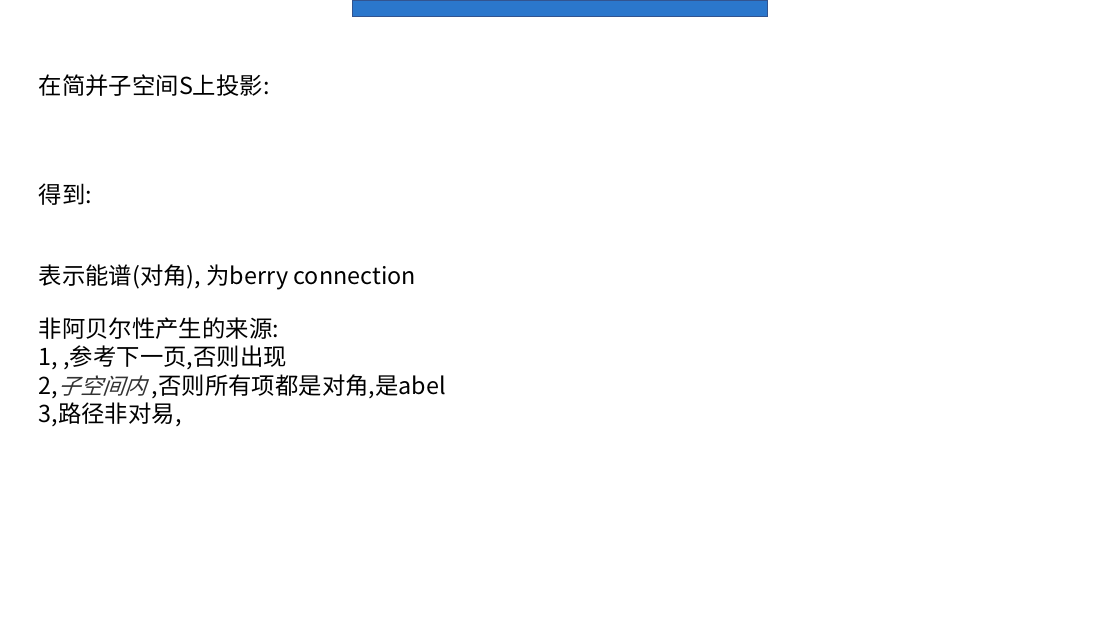
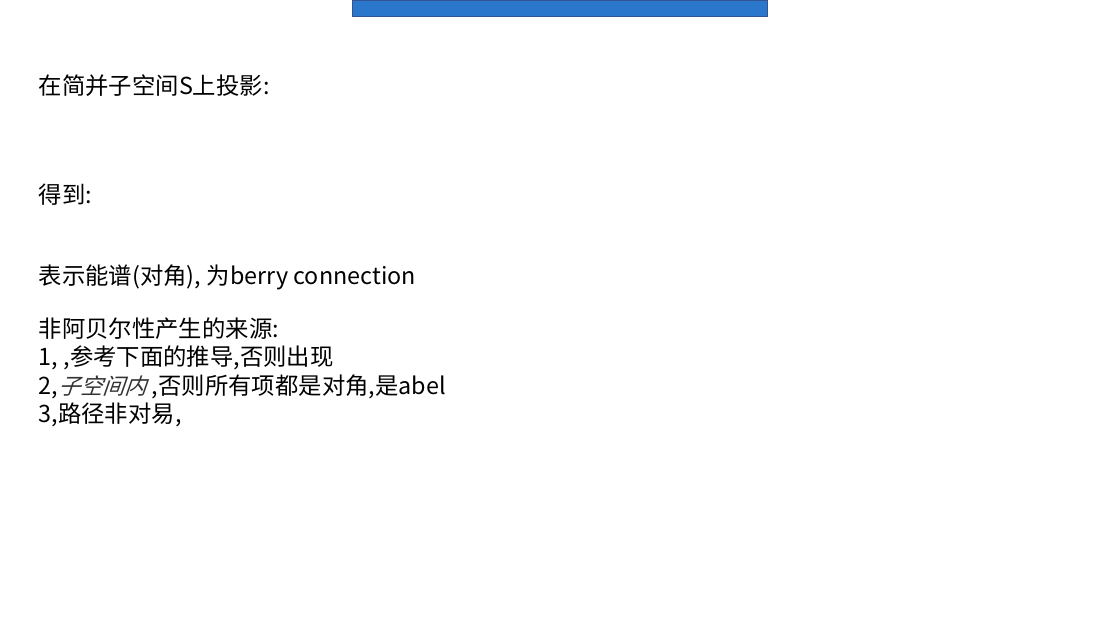
Before and after one commit to Asice-Cloud/quantummmm, a slide deck: slide 11 of y2.pptx (slide 10 before the commit). Drawn at 1120x630 pixels with LibreOffice and Linux fonts; fonts in the diff are those of the drawing. Boxes give left, top, right and bottom in pixels: in the first picture for what was removed or moved away, otherwise in the second. Text is boxed around its words. In the diff, an @@ line names an element or a change of style, - is before the commit and + after.

```diff
--- a/y2.pptx
+++ b/y2.pptx
@@ text at bbox=[39, 345, 333, 369]: text changed @@
-1, ,参考下一页,否则出现
+1, ,参考下面的推导,否则出现
```
Also in this commit, not shown: 4 other slides changed, 12 slides added, 1 slide removed, 11 other files.
